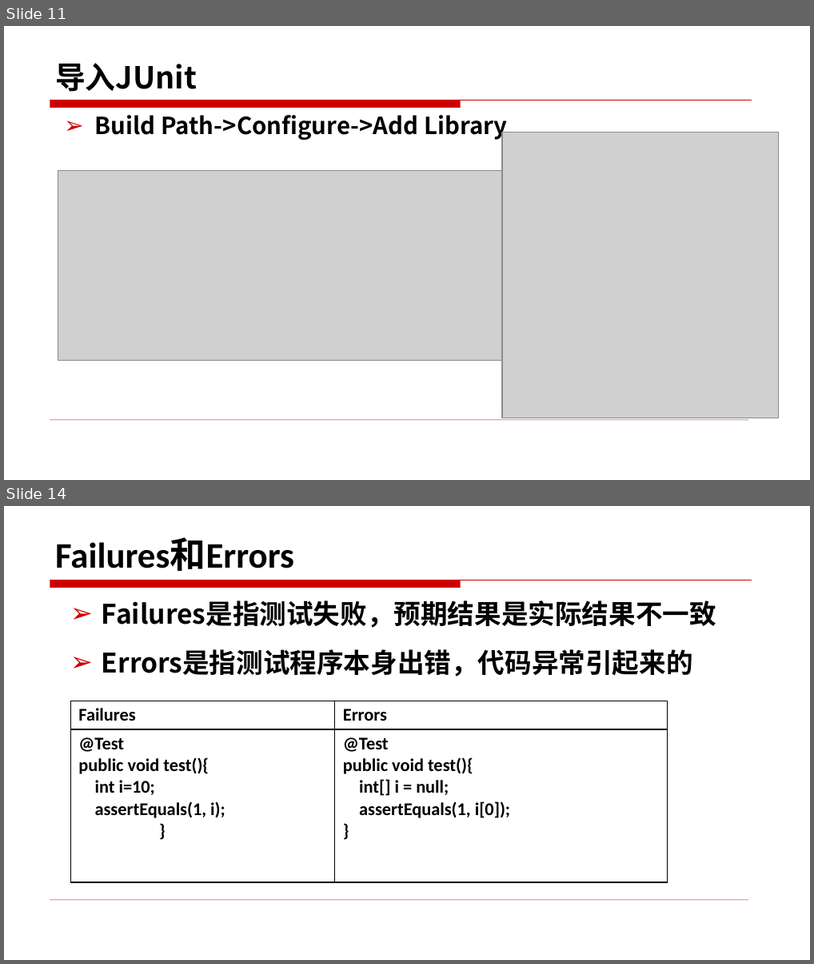
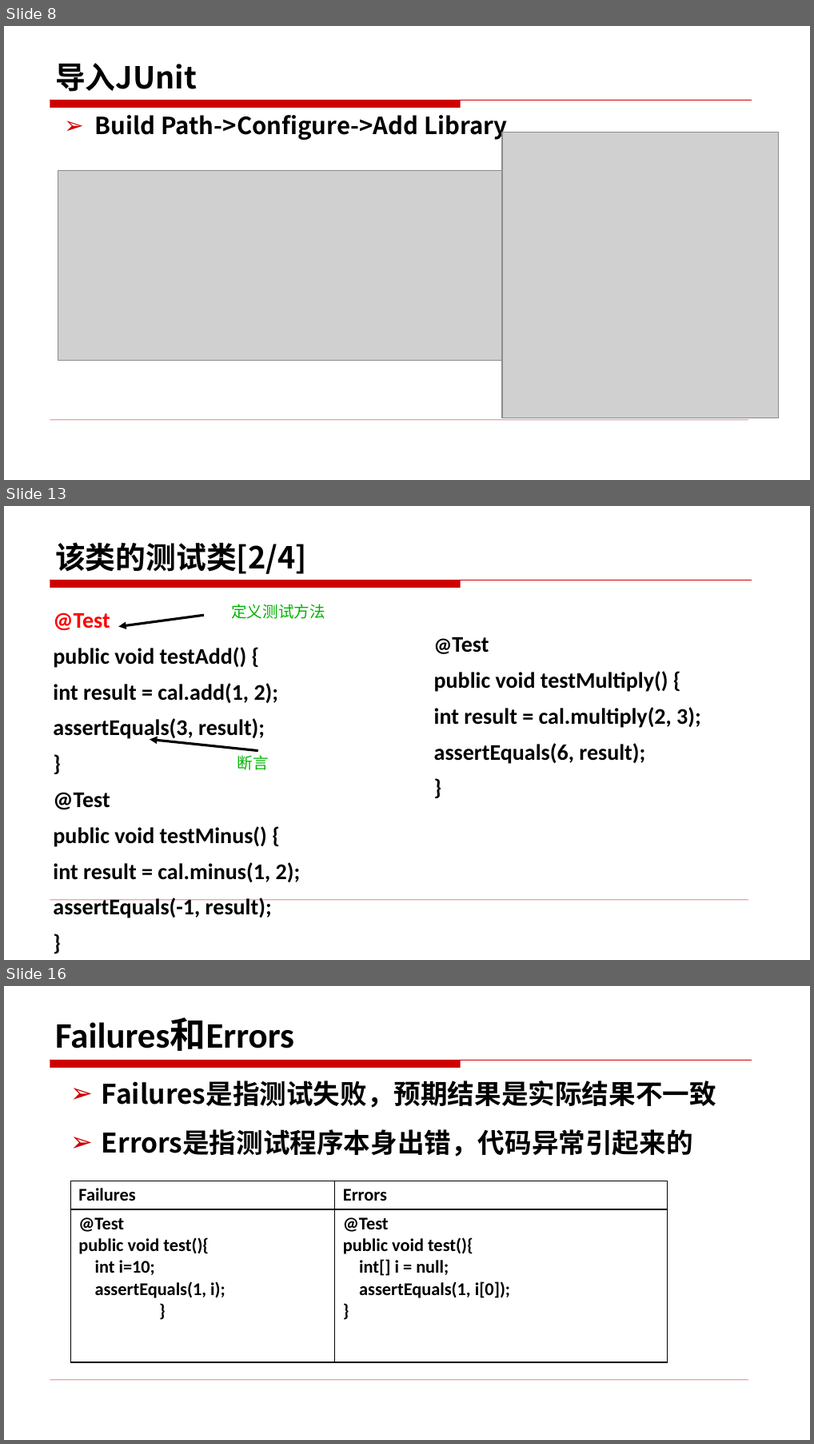
Before and after one commit to edu2act/course-foundation-software-tesing, a slide deck: materials/slides/7.2.pptx. Shown one above the other, each under a label of ours: slides 11 and 14 before the commit, slides 8, 13 and 16 after it; the slides between them are not shown. The pictures are 814x964 and 814x1444 pixels, drawn with LibreOffice and Linux fonts; fonts in the diff are those of the drawing; grey boxes stand for pictures. Boxes give left, top, right and bottom in pixels: in the first picture for what was removed or moved away, otherwise in the second. Text is boxed around its words. In the diff, an @@ line names an element or a change of style, - is before the commit and + after.

```diff
--- a/materials/slides/7.2.pptx
+++ b/materials/slides/7.2.pptx
@@ slide 13 added at (4, 506, 810, 960), background #FFFFFF; not listed: 2 template elements that a slide beside it also shows @@
@@ title added at (55, 542, 307, 574), 27 pt, text #000000, bold @@
+该类的测试类[2/4]
@@ text added at (53, 612, 301, 918), 20 pt, text #000000, bold @@
+@Test
+public void testAdd() {
+int result = cal.add(1, 2);
+assertEquals(3, result);
+}
+@Test
+public void testMinus() {
+int result = cal.minus(1, 2);
+assertEquals(-1, result);
+}
@@ arrow added from (204, 615) to (118, 626), #000000 2.25 pt @@
@@ text added at (231, 604, 326, 619), 14 pt, text #00B200 @@
+定义测试方法
@@ text added at (434, 636, 702, 764), 20 pt, text #000000, bold @@
+@Test
+public void testMultiply() {
+int result = cal.multiply(2, 3);
+assertEquals(6, result);
+}
@@ arrow added from (258, 750) to (150, 739), #000000 2.25 pt @@
@@ text added at (238, 755, 269, 770), 14 pt, text #00B200 @@
+断言
@@ what was slide 11 is now slide 8 @@
@@ what was slide 14 is now slide 16 @@
```
Also in this commit, not shown: 5 slides changed, 11 other slides added, 5 slides removed.
